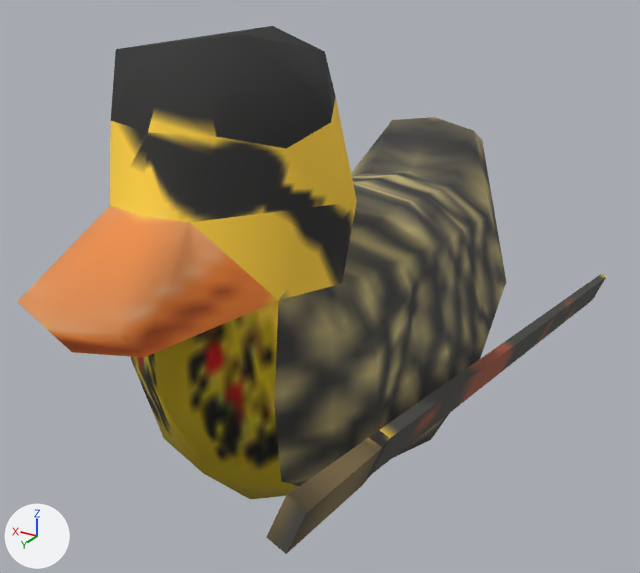
Before and after pictures for a commit that changed the FBX model 42.20/media/models_X/WorldItems/duck_goro.FBX.
Rendered twice from a camera (50 mm lens) standing at (-0.0014, 0.00223, 0.00174) and looking at (0.00003, -0.00015, 0.00055). Every picture has the same lights, and +X, +Y and +Z are marked at lower left. The older version comes first. Where no turn or scale is listed for an object, it has been applied to the vertices.

The older version as bpy lines, for what is in view:
```python
me_mesh = bpy.data.meshes.new('Mesh')
me_mesh.from_pydata(...)  # 113 vertices, 190 faces; spans x -0.00057..0.00049, y -0.00176..0.00106, z 0.0..0.00147
me_mesh.materials.append(mat_10___default)  # picture img_duck_goro_png
ob_untitled = bpy.data.objects.new('Untitled', me_mesh)
ob_untitled.location = (0.0, 0.0, 0.0)
```
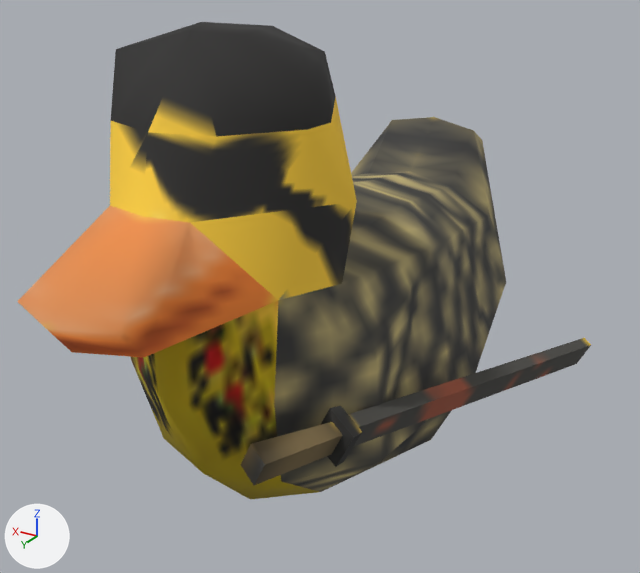
Where the newer file only moved an object's origin or applied its transform, the numbers keep the older frame.

Pixel boxes (x1, y1, x2, y2) of what changed, in the pictures (640 x 573 px; the box of a moved part takes in the faces that stretch with it):
```json
{"object": "Untitled", "change": "reshaped", "before": [17, 26, 606, 554], "after": [17, 22, 591, 500], "on screen": "9% shorter"}
{"part": 1, "of": "me_mesh", "change": "moved or reshaped", "before": [110, 26, 606, 554], "after": [110, 22, 591, 499]}
```

Scene script edits in JSON lines:
```json
{"block": "me_mesh", "where": "# used by ob_untitled; location = (0.0, 0.0, 0.0)"}
{"op": "remove", "block": "me_mesh", "code": "me_mesh.from_pydata(...)  # 113 vertices, 190 faces; spans x -0.00057..0.00049, y -0.00176..0.00106, z 0.0..0.00147"}
{"op": "add", "block": "me_mesh", "code": "me_mesh.from_pydata(...)  # 107 vertices, 179 faces; spans x -0.00078..0.00049, y -0.00106..0.00106, z 0.0..0.00147"}
{"block": "me_mesh", "change": "me_mesh part 1"}
{"block": "me_mesh", "change": "22 vertices are removed from x -0.00057..0.00023, y -0.00176..0.00066, z 0.00002..0.00145"}
{"block": "me_mesh", "change": "59 faces are deleted"}
{"block": "me_mesh", "change": "13 vertices move from x -0.00054..0.00015, y 0.00025..0.00087, z 0.00033..0.00137 to x -0.00042..0.00018, y 0.00023..0.00072, z 0.00036..0.00141"}
{"block": "me_mesh", "change": "16 vertices are added at x -0.00078..0.00017, y -0.00068..0.00052, z 0.00023..0.00147"}
{"block": "me_mesh", "change": "48 new faces join them"}
```
